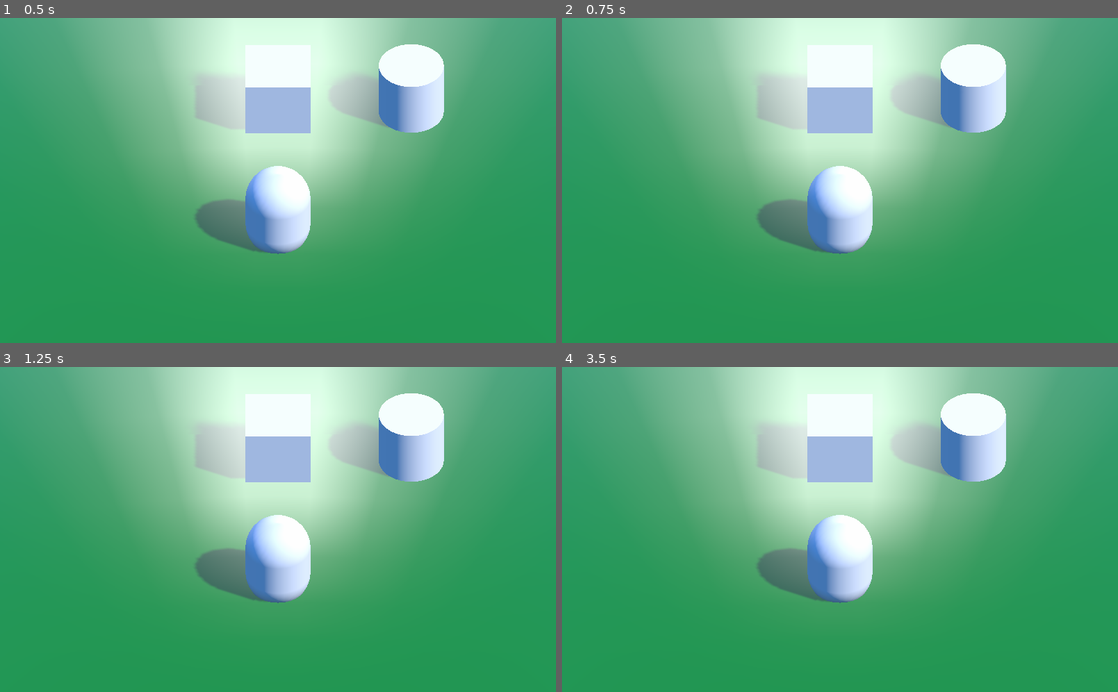
Above: before the commit, frames 1-4 (two rows, left to right).
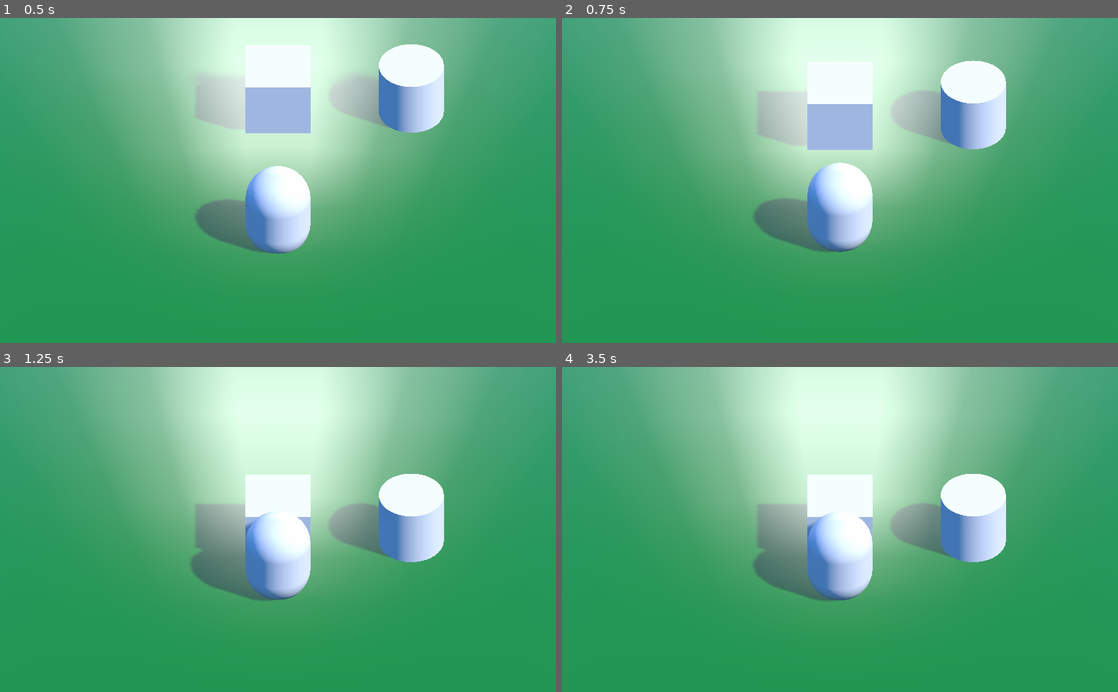
Above: after the commit, the same moments.

Repository: JohnMeadow1/ShroomDoom
Game: Godot game, scene res://main.tscn
The game is run twice, just before and just after one commit, with the same random seed, the same clock (stepped at 60 frames per second) and the same inputs.
Inputs (mouse positions are in pixels of both pictures, inside the frame that each line leads up to):
- Up to frame 1 (0.5 s): no input
- Up to frame 2 (0.75 s): tap Enter at 0.5 s; move the mouse to (962, 164) at 0.52 s; hold Up (move_up_p1) from 0.53 s (still down)
- Up to frame 3 (1.25 s): keep holding Up (move_up_p1)
- Up to frame 4 (3.5 s): move the mouse to (728, 545) at 1.27 s; release Up (move_up_p1) at 1.28 s; hold Down (move_down_p1) 1.28-2.03 s; move the mouse to (895, 458) at 2.02 s; hold Up (move_up_p1) from 2.03 s (still down); move the mouse to (812, 594) at 2.77 s

Frame 1 is identical in both runs. In frame 2, 4.6% of the frame differs, in the area x 34-80%, y 8-73%; in frame 3, 13%; in frame 4, 13%.

Commit message:
Shroom sapartaion, treee separation Player scene revert

Diff:
--- a/source/main.tscn
+++ b/source/main.tscn
@@ -63,15 +63,7 @@
 subdivide_width = 0
 subdivide_depth = 0
 
-[sub_resource type="CapsuleMesh" id=3]
-
-custom_aabb = AABB( 0, 0, 0, 0, 0, 0 )
-radius = 1.0
-mid_height = 1.0
-radial_segments = 64
-rings = 8
-
-[sub_resource type="CubeMesh" id=4]
+[sub_resource type="CubeMesh" id=3]
 
 custom_aabb = AABB( 0, 0, 0, 0, 0, 0 )
 size = Vector3( 2, 2, 2 )
@@ -92,11 +84,11 @@
 radial_segments = 64
 rings = 4
 
-[sub_resource type="BoxShape" id=7]
+[sub_resource type="BoxShape" id=6]
 
 extents = Vector3( 2, 2, 2 )
 
-[node name="main" type="Node" index="0"]
+[node name="main" type="Node"]
 
 script = ExtResource( 1 )
 
@@ -119,7 +111,6 @@
 [node name="player" parent="." index="1" instance=ExtResource( 2 )]
 
 transform = Transform( 1, 0, 0, 0, -4.37114e-008, -1, 0, 1, -4.37114e-008, -0.00610328, 1.00805, -0.000239372 )
-mesh = SubResource( 3 )
 
 [node name="enviroment" type="Node" parent="." index="2"]
 
--- /dev/null
+++ b/source/objects/mushroom.tscn
@@ -0,0 +1,64 @@
+[gd_scene load_steps=3 format=2]
+
+[sub_resource type="CylinderMesh" id=6]
+
+custom_aabb = AABB( 0, 0, 0, 0, 0, 0 )
+top_radius = 1.0
+bottom_radius = 1.0
+height = 2.0
+radial_segments = 64
+rings = 4
+
+[sub_resource type="BoxShape" id=7]
+
+extents = Vector3( 2, 2, 2 )
+
+[node name="mushroom" type="MeshInstance"]
+
+editor/display_folded = true
+transform = Transform( 1, 0, 0, 0, 1, 0, 0, 0, 1, 4.09264, 0.870786, -5.79006 )
+layers = 1
+material_override = null
+cast_shadow = 1
+extra_cull_margin = 0.0
+use_in_baked_light = false
+lod_min_distance = 0.0
+lod_min_hysteresis = 0.0
+lod_max_distance = 0.0
+lod_max_hysteresis = 0.0
+mesh = SubResource( 6 )
+skeleton = NodePath("..")
+material/0 = null
+_sections_unfolded = [ "Geometry", "Transform" ]
+
+[node name="Area" type="Area" parent="." index="0"]
+
+input_ray_pickable = false
+input_capture_on_drag = false
+space_override = 0
+gravity_point = false
+gravity_distance_scale = 0.0
+gravity_vec = Vector3( 0, -1, 0 )
+gravity = 9.8
+linear_damp = 0.1
+angular_damp = 1.0
+priority = 0.0
+monitoring = true
+monitorable = true
+collision_layer = 1
+collision_mask = 1
+audio_bus_override = false
+audio_bus_name = "Master"
+reverb_bus_enable = false
+reverb_bus_name = "Master"
+reverb_bus_amount = 0.0
+reverb_bus_uniformity = 0.0
+_sections_unfolded = [ "Transform" ]
+__meta__ = {
+"_edit_lock_": true
+}
+
+[node name="CollisionShape" type="CollisionShape" parent="Area" index="0"]
+
+shape = SubResource( 7 )
+disabled = false
--- /dev/null
+++ b/source/objects/tree.tscn
@@ -0,0 +1,53 @@
+[gd_scene load_steps=3 format=2]
+
+[sub_resource type="CubeMesh" id=4]
+
+custom_aabb = AABB( 0, 0, 0, 0, 0, 0 )
+size = Vector3( 2, 2, 2 )
+subdivide_width = 0
+subdivide_height = 0
+subdivide_depth = 0
+
+[sub_resource type="BoxShape" id=5]
+
+extents = Vector3( 1, 1, 1 )
+
+[node name="tree" type="StaticBody"]
+
+transform = Transform( 1, 0, 0, 0, 1, 0, 0, 0, 1, 0, 0.870786, -5.75497 )
+input_ray_pickable = true
+input_capture_on_drag = false
+collision_layer = 1
+collision_mask = 1
+friction = 1.0
+bounce = 0.0
+constant_linear_velocity = Vector3( 0, 0, 0 )
+constant_angular_velocity = Vector3( 0, 0, 0 )
+
+[node name="MeshInstance" type="MeshInstance" parent="." index="0"]
+
+layers = 1
+material_override = null
+cast_shadow = 1
+extra_cull_margin = 0.0
+use_in_baked_light = false
+lod_min_distance = 0.0
+lod_min_hysteresis = 0.0
+lod_max_distance = 0.0
+lod_max_hysteresis = 0.0
+mesh = SubResource( 4 )
+skeleton = NodePath("..")
+material/0 = null
+_sections_unfolded = [ "Geometry", "Transform" ]
+__meta__ = {
+"_edit_lock_": true
+}
+
+[node name="CollisionShape" type="CollisionShape" parent="." index="1"]
+
+shape = SubResource( 5 )
+disabled = false
+_sections_unfolded = [ "Transform" ]
+__meta__ = {
+"_edit_lock_": true
+}
--- a/source/player/player.tscn
+++ b/source/player/player.tscn
@@ -1,8 +1,13 @@
-[gd_scene load_steps=3 format=2]
+[gd_scene load_steps=4 format=2]
 
 [ext_resource path="res://player/player.gd" type="Script" id=1]
 
-[sub_resource type="CapsuleMesh" id=1]
+[sub_resource type="CapsuleShape" id=1]
+
+radius = 1.0
+height = 1.0
+
+[sub_resource type="CapsuleMesh" id=2]
 
 custom_aabb = AABB( 0, 0, 0, 0, 0, 0 )
 radius = 1.0
@@ -10,24 +15,23 @@
 radial_segments = 64
 rings = 8
 
-[node name="player" type="MeshInstance"]
+[node name="player" type="KinematicBody" index="0"]
 
 transform = Transform( 1, 0, 0, 0, -4.37114e-008, -1, 0, 1, -4.37114e-008, 0, 1, 0 )
-layers = 1
-material_override = null
-cast_shadow = 1
-extra_cull_margin = 0.0
-use_in_baked_light = false
-lod_min_distance = 0.0
-lod_min_hysteresis = 0.0
-lod_max_distance = 0.0
-lod_max_hysteresis = 0.0
-mesh = SubResource( 1 )
-skeleton = NodePath("..")
-material/0 = null
+input_ray_pickable = true
+input_capture_on_drag = false
+collision_layer = 1
+collision_mask = 1
+axis_lock_linear_x = false
+axis_lock_linear_y = false
+axis_lock_linear_z = false
+axis_lock_angular_x = false
+axis_lock_angular_y = false
+axis_lock_angular_z = false
+collision/safe_margin = 0.001
 script = ExtResource( 1 )
-_sections_unfolded = [ "Geometry", "Transform" ]
-player_id = 0
+_sections_unfolded = [ "Axis Lock", "Geometry", "Transform" ]
+PLAYER_NUM = 1
 
 [node name="Camera" type="Camera" parent="." index="0"]
 
@@ -39,9 +43,31 @@
 v_offset = 0.0
 doppler_tracking = 0
 projection = 1
-current = false
+current = true
 fov = 70.0
 size = 10.0
 near = 0.05
 far = 100.0
 _sections_unfolded = [ "Transform" ]
+
+[node name="CollisionShape" type="CollisionShape" parent="." index="1"]
+
+shape = SubResource( 1 )
+disabled = false
+
+[node name="MeshInstance" type="MeshInstance" parent="." index="2"]
+
+transform = Transform( 1, 0, 0, 0, 1, 0, 0, 0, 1, 0, 3.55271e-015, 5.96046e-008 )
+layers = 1
+material_override = null
+cast_shadow = 1
+extra_cull_margin = 0.0
+use_in_baked_light = false
+lod_min_distance = 0.0
+lod_min_hysteresis = 0.0
+lod_max_distance = 0.0
+lod_max_hysteresis = 0.0
+mesh = SubResource( 2 )
+skeleton = NodePath("..")
+material/0 = null
+_sections_unfolded = [ "Geometry" ]
Not shown: 6 places in source/main.tscn that only renumber resources
